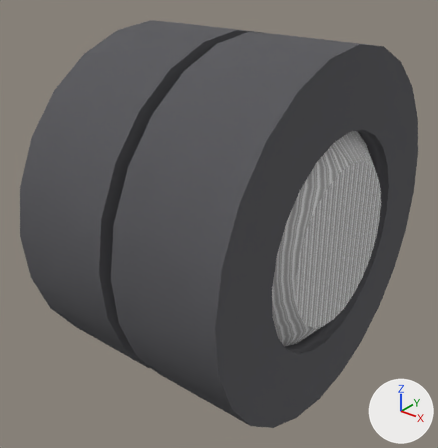
Before and after pictures for a commit that changed the OBJ model ProyectoL/ProyectoL/Models/Trailer/llantaD.obj.
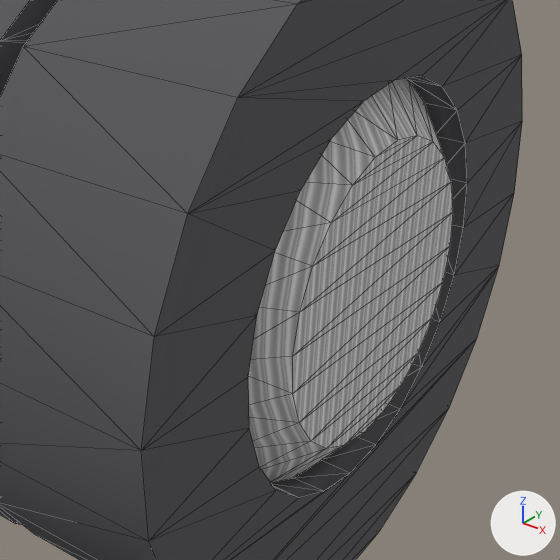
Each version appears first whole from a camera (50 mm lens) standing at (0.0383, -0.057, 0.0335) and looking at (-0.0053, -0.0025, -0.0003), and next in a close-up on the part from 32% to 100% of the width and 20% to 86% of the height. The lights are fixed; the arrows at lower right show +X, +Y and +Z. The close-ups show mesh edges as thin lines. Where no turn or scale is listed for an object, it has been applied to the vertices. Vertices at the same position are counted once.

Names of what the first close-up shows: 'llantaD'.
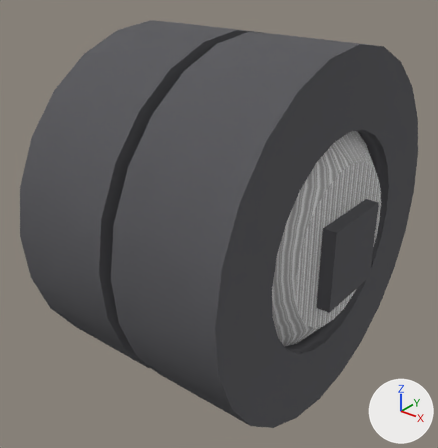
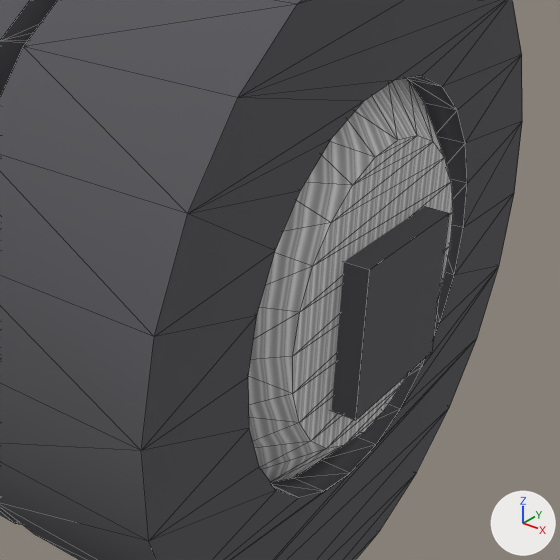
Pixel boxes [x1, y1, x2, y2] of what changed, in the close-ups (560 x 560 px):
part 1 of me_llantad, added (black)
    after: [332, 206, 449, 420]

Diff of the bpy script that builds the scene:
```diff
--- a/ProyectoL/ProyectoL/Models/Trailer/llantaD.obj.py
+++ b/ProyectoL/ProyectoL/Models/Trailer/llantaD.obj.py
@@ mat_llanta10_lambert8sg @@
+mat_llanta10_lambert8sg = principled_material('llanta10:lambert8SG')
+mat_llanta10_lambert8sg.texture = img_llantacolor_png
+mat_llanta10_lambert8sg.roughness = 1.0
@@ me_llantad @@
 # used by ob_llantad; location = (0.0, 0.0, 0.0)
-me_llantad.from_pydata(...)  # 312 vertices, 686 faces; spans x -0.0188..0.0108, y -0.0224..0.0223, z -0.0215..0.0232
+me_llantad.from_pydata(...)  # 320 vertices, 692 faces; spans x -0.0188..0.0125, y -0.0224..0.0223, z -0.0215..0.0232
+# me_llantad part 1: a new loose piece, a box spanning x 0.0025..0.0125, y -0.005..0.005, z -0.005..0.005, in mat_llanta10_lambert8sg (picture img_llantacolor_png)
 me_llantad.materials.append(mat_llanta27_lambert8sg)
@@ me_llantad @@
 me_llantad.materials.append(mat_llanta27_lambert2sg)
+me_llantad.materials.append(mat_llanta10_lambert8sg)  # picture img_llantacolor_png
```
